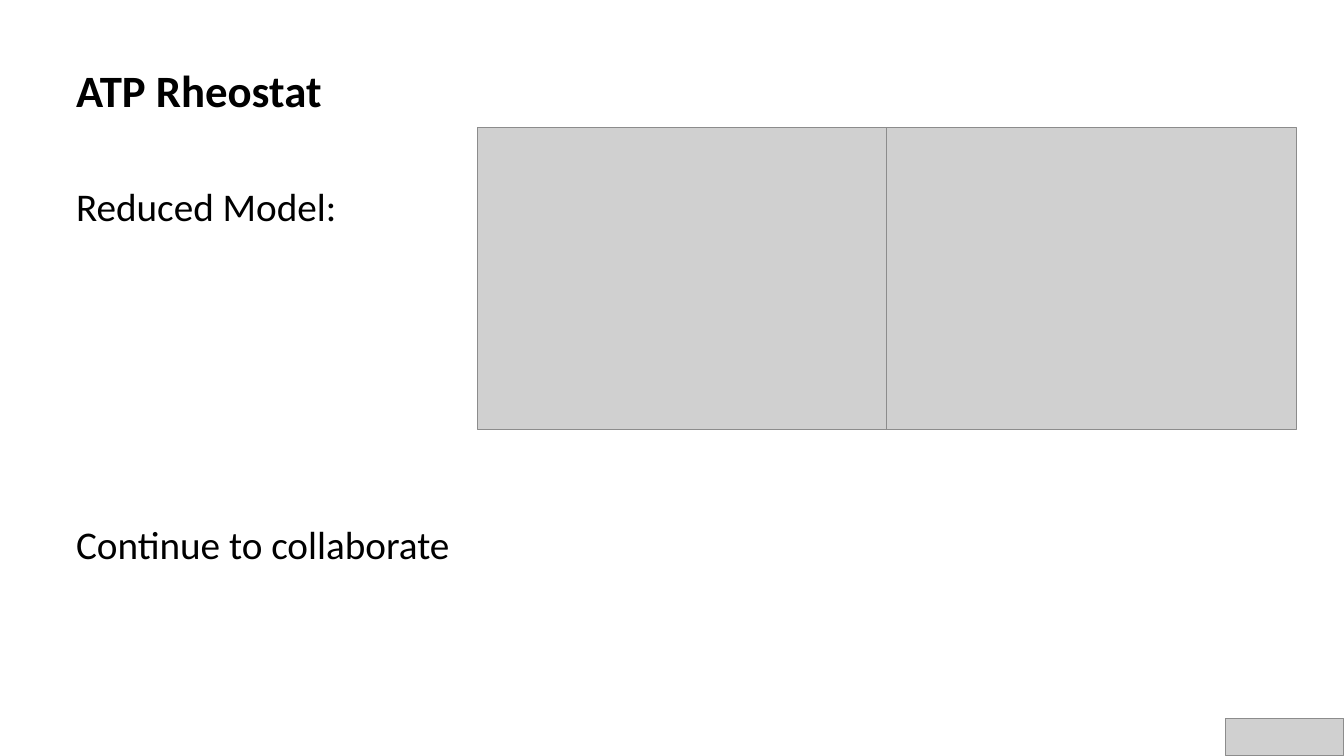
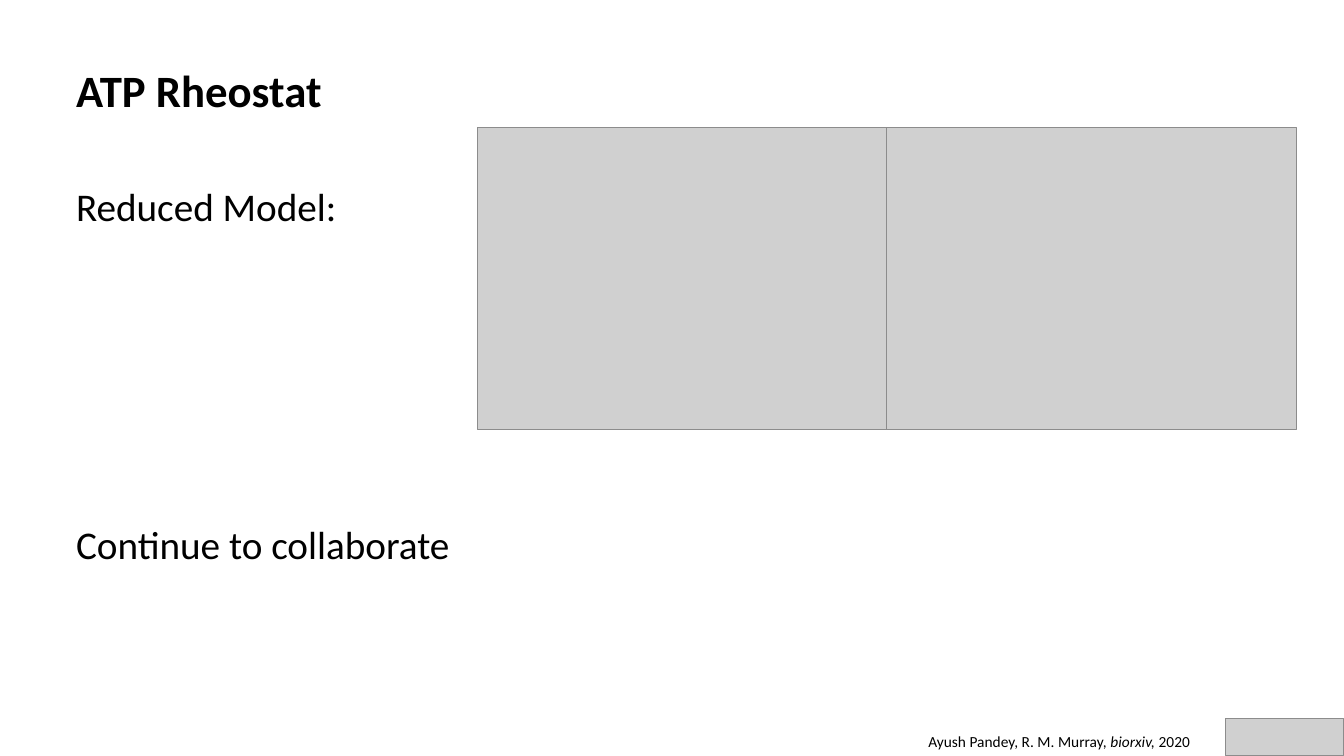
Before and after one commit to AnkitaRoychoudhury/ug_murray, a slide deck: slide 4 of miscellaneous/presentations/202020720_murray_mtg.pptx. Drawn at 1344x756 pixels with LibreOffice and Linux fonts; fonts in the diff are those of the drawing; grey boxes stand for pictures. Boxes give left, top, right and bottom in pixels: in the first picture for what was removed or moved away, otherwise in the second. Text is boxed around its words. In the diff, an @@ line names an element or a change of style, - is before the commit and + after.

```diff
--- a/miscellaneous/presentations/202020720_murray_mtg.pptx
+++ b/miscellaneous/presentations/202020720_murray_mtg.pptx
@@ text added at bbox=[928, 736, 1190, 750], 11 pt, text #000000 @@
+Ayush Pandey, R. M. Murray, biorxiv, 2020
```
Also in this commit, not shown: 5 other slides changed, 1 slide added, 1 other file.
